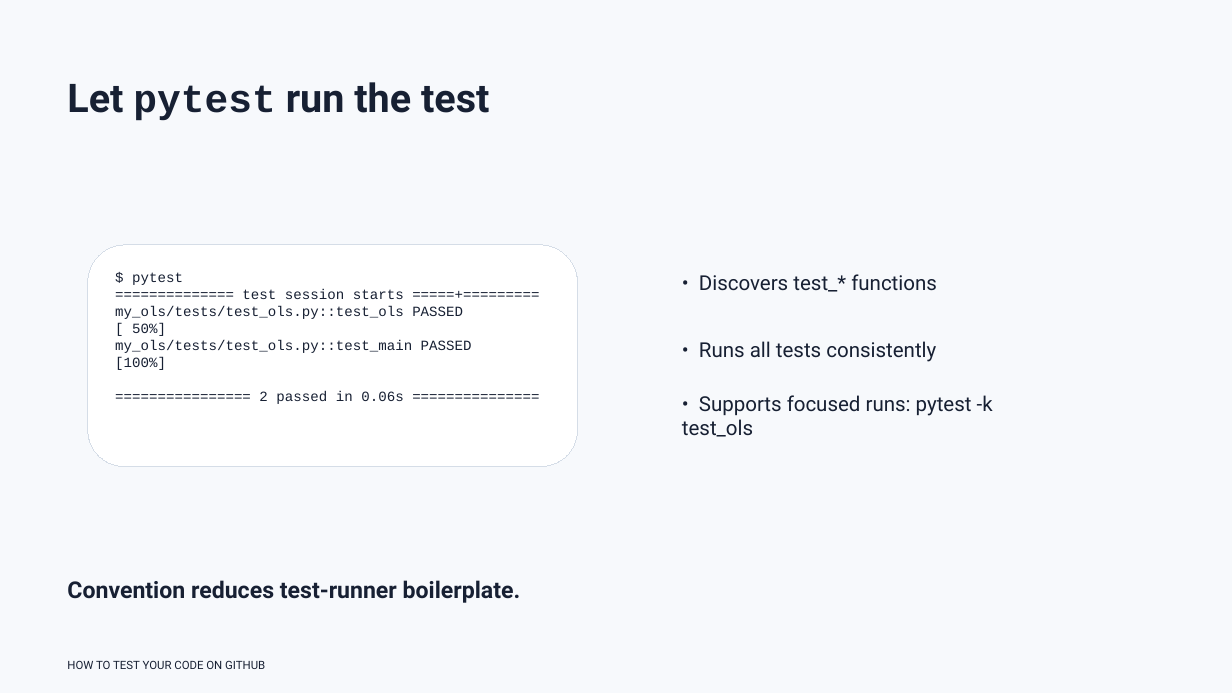
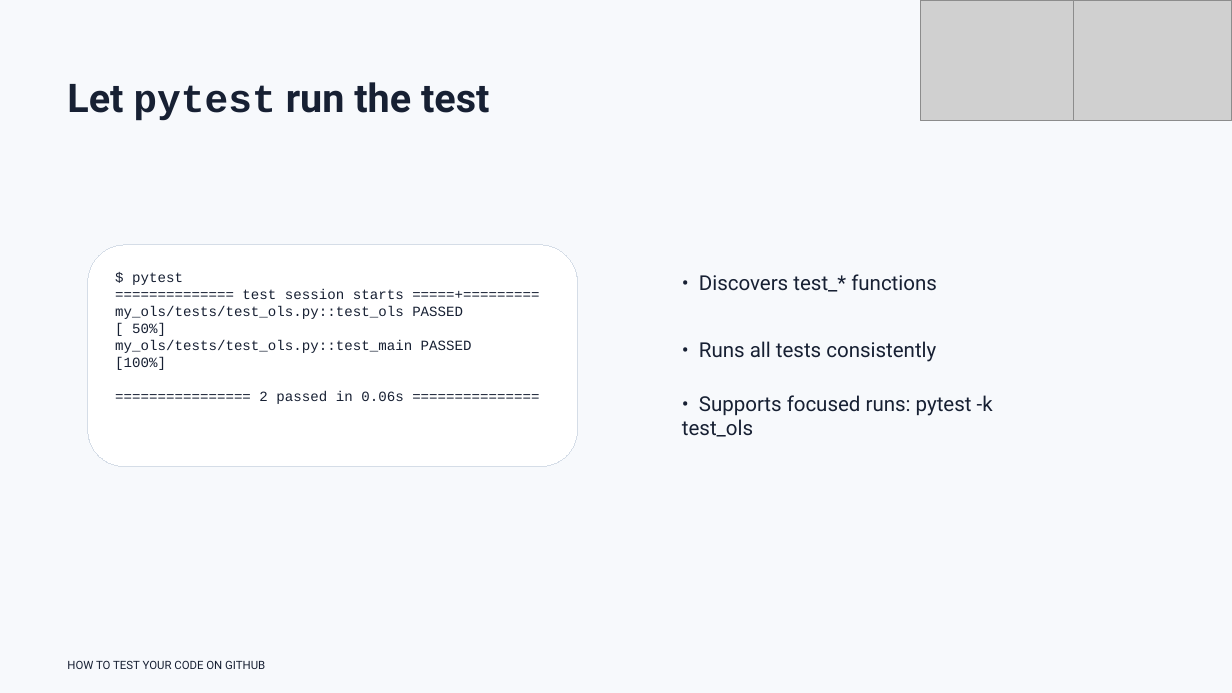
Before and after one commit to rbesenczi/my_ols, a slide deck: slide 19 of presentation/how_to_test_your_code.pptx (slide 17 before the commit). Drawn at 1232x693 pixels with LibreOffice and Linux fonts; fonts in the diff are those of the drawing; grey boxes stand for pictures. Boxes give left, top, right and bottom in pixels: in the first picture for what was removed or moved away, otherwise in the second. Text is boxed around its words. In the diff, an @@ line names an element or a change of style, - is before the commit and + after.

```diff
--- a/presentation/how_to_test_your_code.pptx
+++ b/presentation/how_to_test_your_code.pptx
@@ picture added at (921, 0, 1074, 121) @@
@@ picture added at (1074, 0, 1232, 121) @@
@@ text removed at (67, 580, 521, 603) @@
-Convention reduces test-runner boilerplate.
```
Also in this commit, not shown: 35 other slides changed, 11 slides added.
